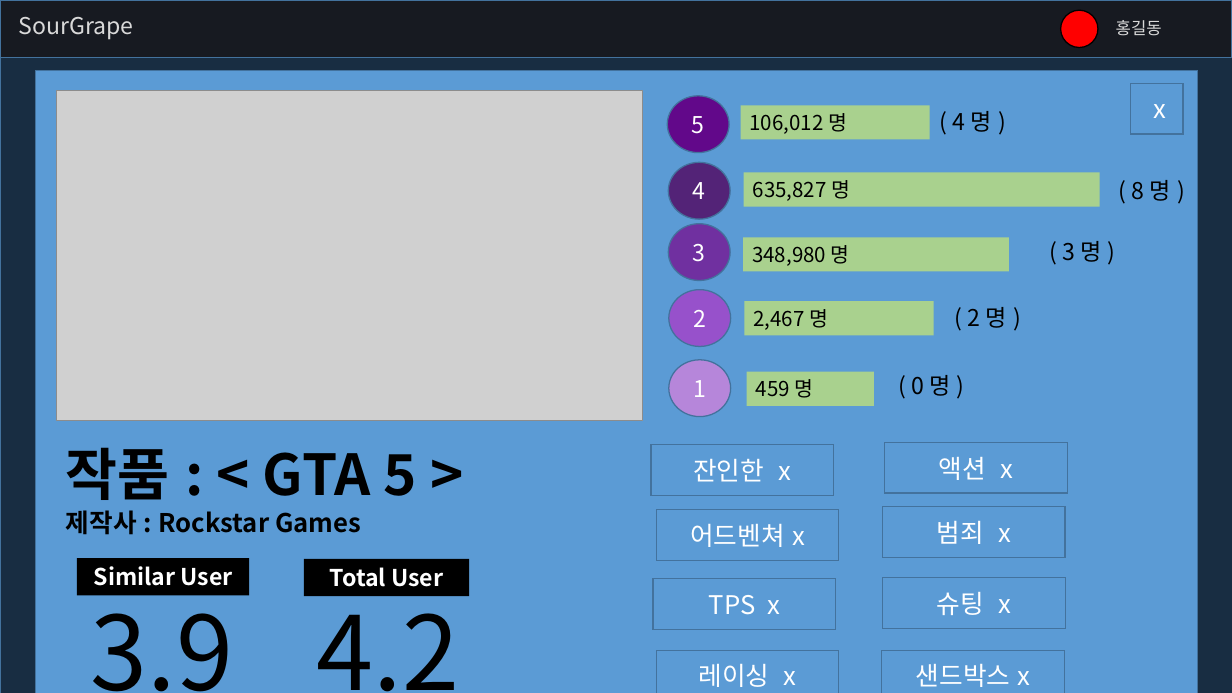
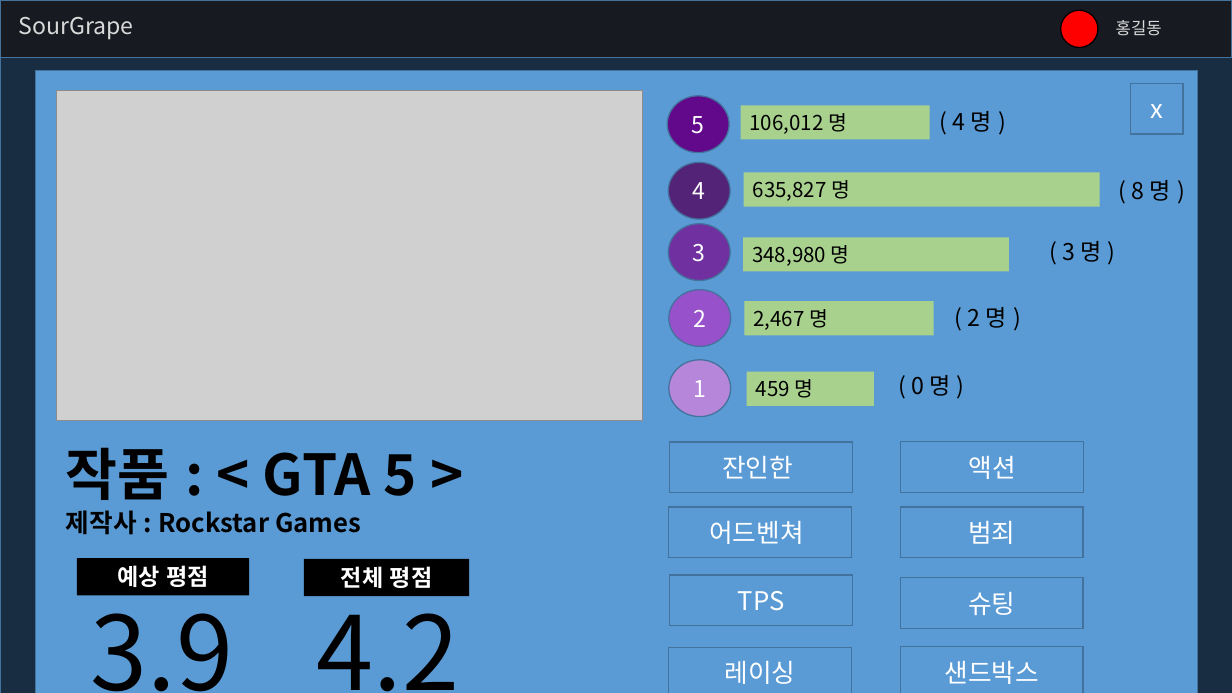
Before and after one commit to grapgrap/SourGrape, a slide deck: slide 4 of !Document/UI.pptx. Drawn at 1232x693 pixels with LibreOffice and Linux fonts; fonts in the diff are those of the drawing; grey boxes stand for pictures. Boxes give left, top, right and bottom in pixels: in the first picture for what was removed or moved away, otherwise in the second. Text is boxed around its words. In the diff, an @@ line names an element or a change of style, - is before the commit and + after.

```diff
--- a/!Document/UI.pptx
+++ b/!Document/UI.pptx
@@ rectangle "잔인한": place and size @@
-rectangle "잔인한" at bbox=[652, 445, 835, 495]
+rectangle "잔인한" at bbox=[670, 442, 853, 493]
@@ rectangle "액션": place and size @@
-rectangle "액션" at bbox=[884, 443, 1067, 494]
+rectangle "액션" at bbox=[901, 442, 1084, 493]
@@ text in rectangle at bbox=[722, 456, 793, 479]: text changed @@
-잔인한 x
+잔인한
@@ text in rectangle at bbox=[968, 456, 1015, 479]: text changed @@
-액션 x
+액션
@@ rectangle "어드벤쳐": place and size @@
-rectangle "어드벤쳐" at bbox=[656, 509, 839, 560]
+rectangle "어드벤쳐" at bbox=[669, 507, 852, 558]
@@ rectangle "범죄": place and size @@
-rectangle "범죄" at bbox=[883, 507, 1066, 558]
+rectangle "범죄" at bbox=[901, 507, 1084, 558]
@@ text in rectangle at bbox=[709, 521, 804, 544]: text changed @@
-어드벤쳐 x
+어드벤쳐
@@ text in rectangle at bbox=[968, 521, 1015, 544]: text changed @@
-범죄 x
+범죄
@@ text in rectangle at bbox=[117, 565, 209, 587]: text changed @@
-Similar User
+예상 평점
@@ text in rectangle at bbox=[341, 566, 433, 588]: text changed @@
-Total User
+전체 평점
@@ rectangle "TPS": place and size @@
-rectangle "TPS" at bbox=[653, 579, 836, 629]
+rectangle "TPS" at bbox=[670, 575, 853, 626]
@@ text in rectangle at bbox=[738, 591, 785, 611]: text changed @@
-TPS x
+TPS
@@ rectangle "슈팅": place and size @@
-rectangle "슈팅" at bbox=[883, 578, 1066, 628]
+rectangle "슈팅" at bbox=[901, 578, 1084, 628]
@@ text in rectangle at bbox=[968, 592, 1015, 615]: text changed @@
-슈팅 x
+슈팅
@@ rectangle "레이싱": place and size @@
-rectangle "레이싱" at bbox=[656, 651, 839, 693]
+rectangle "레이싱" at bbox=[669, 647, 852, 693]
@@ rectangle "샌드박스": place and size @@
-rectangle "샌드박스" at bbox=[882, 651, 1065, 693]
+rectangle "샌드박스" at bbox=[901, 647, 1084, 693]
@@ text in rectangle at bbox=[725, 661, 796, 684]: text changed @@
-레이싱 x
+레이싱
@@ text in rectangle at bbox=[944, 661, 1039, 684]: text changed @@
-샌드박스 x
+샌드박스
```
Also in this commit, not shown: 1 slide added.
